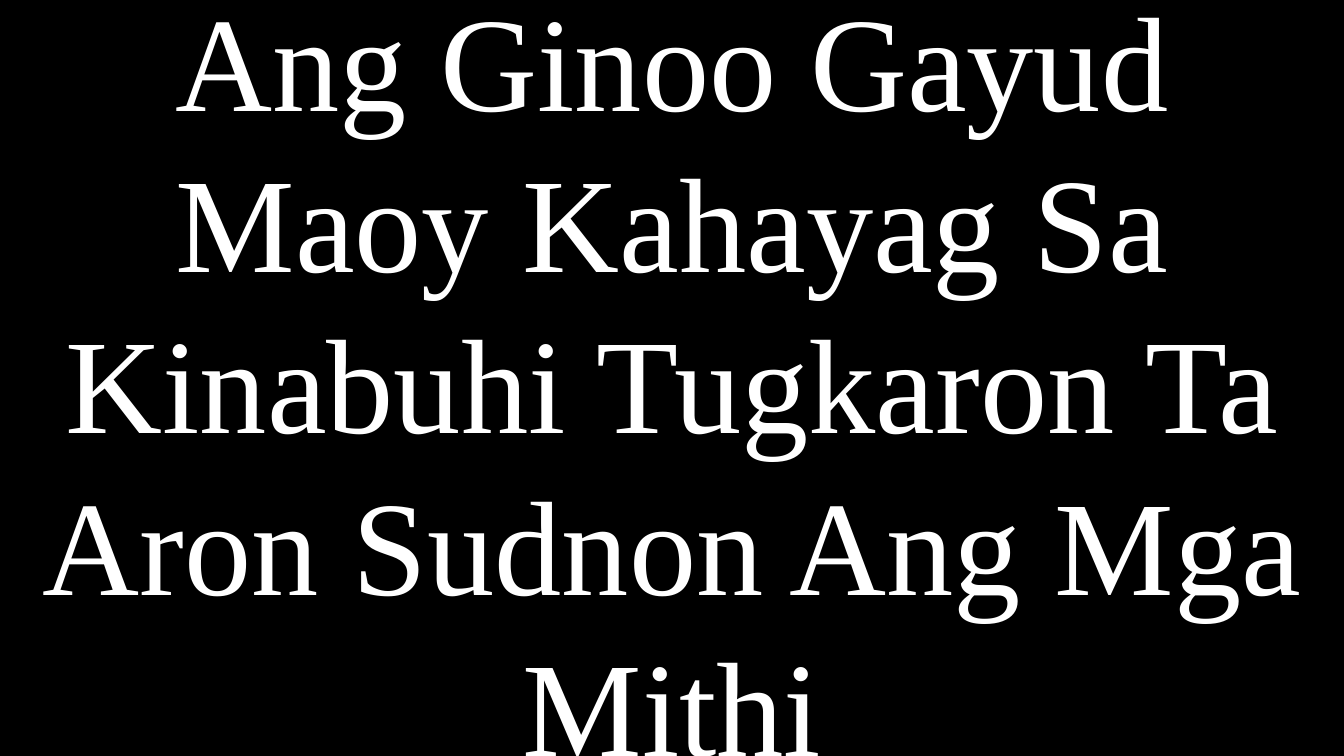
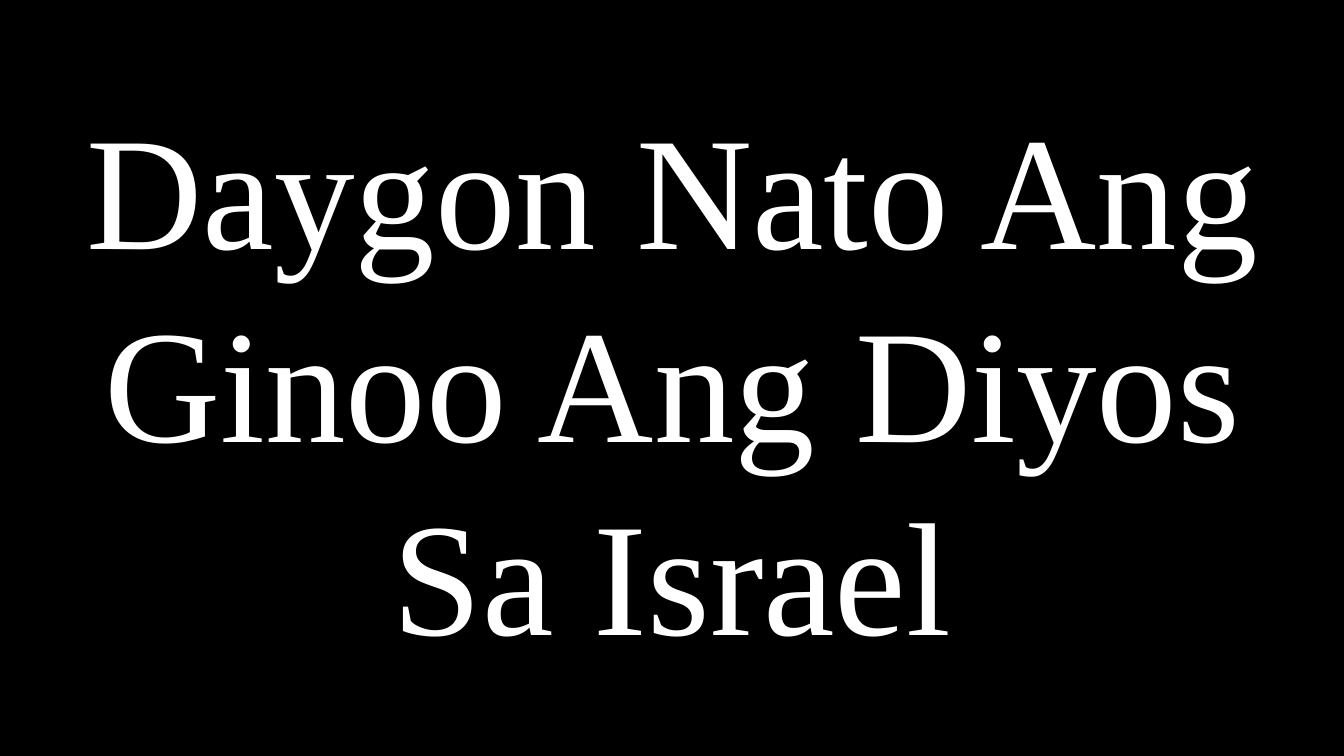
Before and after one commit to CHRISTIANARIBAL/Simbahan, a slide deck: slide 108 of 2Permanent/Final Na Ni.pptx. Drawn at 1344x756 pixels with LibreOffice and Linux fonts; fonts in the diff are those of the drawing. Boxes give left, top, right and bottom in pixels: in the first picture for what was removed or moved away, otherwise in the second. Text is boxed around its words. In the diff, an @@ line names an element or a change of style, - is before the commit and + after.

```diff
--- a/2Permanent/Final Na Ni.pptx
+++ b/2Permanent/Final Na Ni.pptx
@@ text in rectangle at <box>86,142,1257,637</box>: text changed; size 96 to 115 pt @@
-Ang Ginoo Gayud Maoy Kahayag Sa Kinabuhi Tugkaron Ta Aron Sudnon Ang Mga Mithi
+Daygon Nato Ang Ginoo Ang Diyos Sa Israel
```
Also in this commit, not shown: 9 other slides changed, 36 slides added, 54 slides removed, 5 other files.
